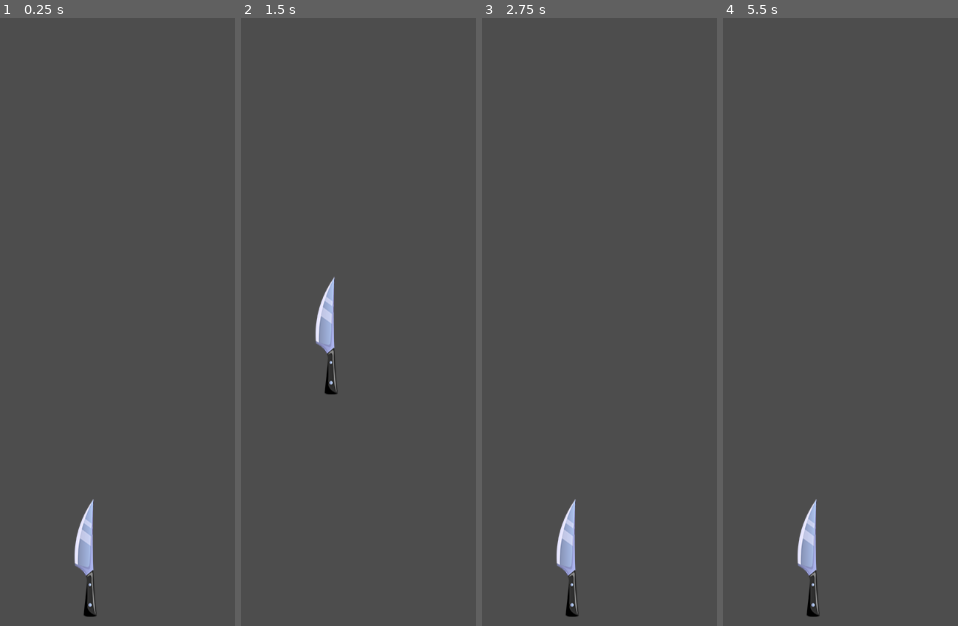
Above: before the commit, frames 1-4 (left to right).
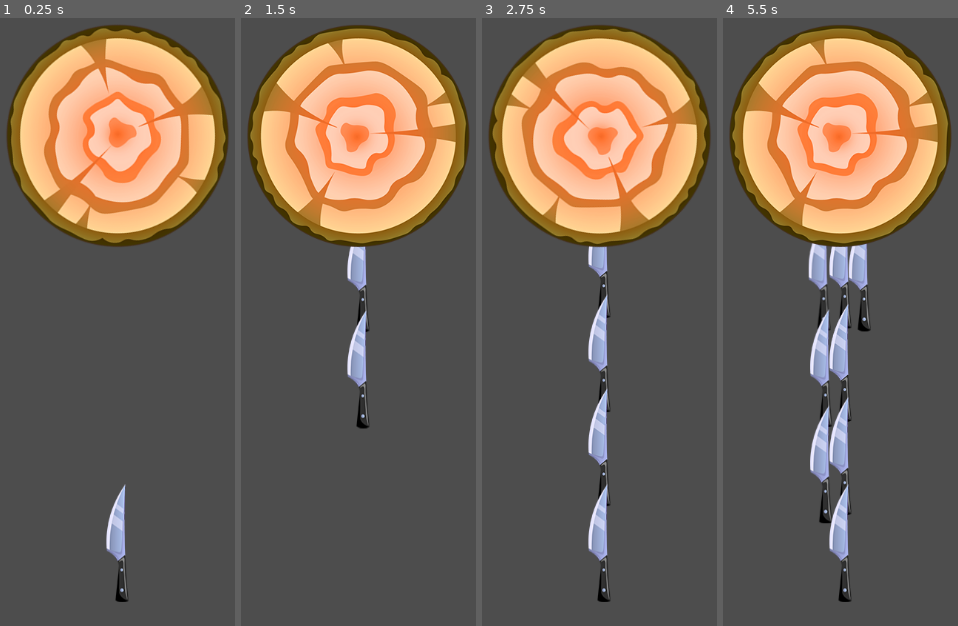
Above: after the commit, the same moments.

Repository: Phobos25/godot-mobile-games
Game: Godot game, scene res://elements/scenes/game.tscn
Two runs of this game, one before a commit and one after it. Both use one fixed random seed, a clock stepped at 60 frames per second and the inputs below. The project has no main scene, so this scene is started directly.
Inputs (mouse positions are in pixels of both pictures, inside the frame that each line leads up to):
- Up to frame 1 (0.25 s): no input
- Up to frame 2 (1.5 s): move the mouse to (475, 206) at 0.52 s; click (475, 206) at 0.67 s; move the mouse to (252, 285) at 1.27 s; click (252, 285) at 1.42 s
- Up to frame 3 (2.75 s): move the mouse to (653, 72) at 2.02 s; click (653, 72) at 2.17 s
- Up to frame 4 (5.5 s): move the mouse to (814, 407) at 2.77 s; click (814, 407) at 2.92 s; move the mouse to (outside the picture) at 3.52 s; click (outside the picture) at 3.67 s; move the mouse to (outside the picture) at 4.27 s; click (outside the picture) at 4.42 s; move the mouse to (866, 249) at 5.02 s; click (866, 249) at 5.17 s

The runs differ from the first frame. In frame 1, 29% of the frame differs, in the area x 2-98%, y 1-99%; in frame 2, 30%; in frame 3, 31%; in frame 4, 34%.

Commit message:
-add target

Diff:
--- a/elements/scenes/game.tscn
+++ b/elements/scenes/game.tscn
@@ -1,8 +1,14 @@
-[gd_scene load_steps=2 format=3 uid="uid://btint21nm7bab"]
+[gd_scene load_steps=3 format=3 uid="uid://btint21nm7bab"]
 
 [ext_resource type="PackedScene" uid="uid://d2uq70fpx50gd" path="res://elements/knife_shooter/knife_shooter.tscn" id="1_r4o4o"]
+[ext_resource type="PackedScene" uid="uid://dga6psxo22nu5" path="res://elements/targets/target/target.tscn" id="2_v8v4l"]
 
 [node name="Game" type="Node2D"]
 
 [node name="KnifeShooter" parent="." instance=ExtResource("1_r4o4o")]
-position = Vector2(317, 960)
+position = Vector2(0, 400)
+
+[node name="Target" parent="." instance=ExtResource("2_v8v4l")]
+position = Vector2(0, -150)
+
+[node name="Camera2D" type="Camera2D" parent="."]
--- /dev/null
+++ b/elements/targets/target/target.gd
@@ -0,0 +1,7 @@
+extends CharacterBody2D
+
+var speed := PI
+# 2 PI is full circle -> 1 PI is half circle
+
+func _physics_process(delta: float):
+	rotation += speed*delta
--- /dev/null
+++ b/elements/targets/target/target.tscn
@@ -0,0 +1,18 @@
+[gd_scene load_steps=4 format=3 uid="uid://dga6psxo22nu5"]
+
+[ext_resource type="Script" path="res://elements/targets/target/target.gd" id="1_33pr1"]
+[ext_resource type="Texture2D" uid="uid://cy61tdinvfpay" path="res://assets/target1.png" id="1_l4pxk"]
+
+[sub_resource type="CircleShape2D" id="CircleShape2D_grj7u"]
+radius = 120.0
+
+[node name="Target" type="CharacterBody2D"]
+collision_layer = 4
+collision_mask = 2
+script = ExtResource("1_33pr1")
+
+[node name="Sprite2D" type="Sprite2D" parent="."]
+texture = ExtResource("1_l4pxk")
+
+[node name="CollisionShape2D" type="CollisionShape2D" parent="."]
+shape = SubResource("CircleShape2D_grj7u")
--- a/project.godot
+++ b/project.godot
@@ -26,6 +26,12 @@
 
 pointing/emulate_touch_from_mouse=true
 
+[layer_names]
+
+2d_physics/layer_2="knife"
+2d_physics/layer_3="target"
+2d_physics/layer_4="apple"
+
 [rendering]
 
 renderer/rendering_method="gl_compatibility"
